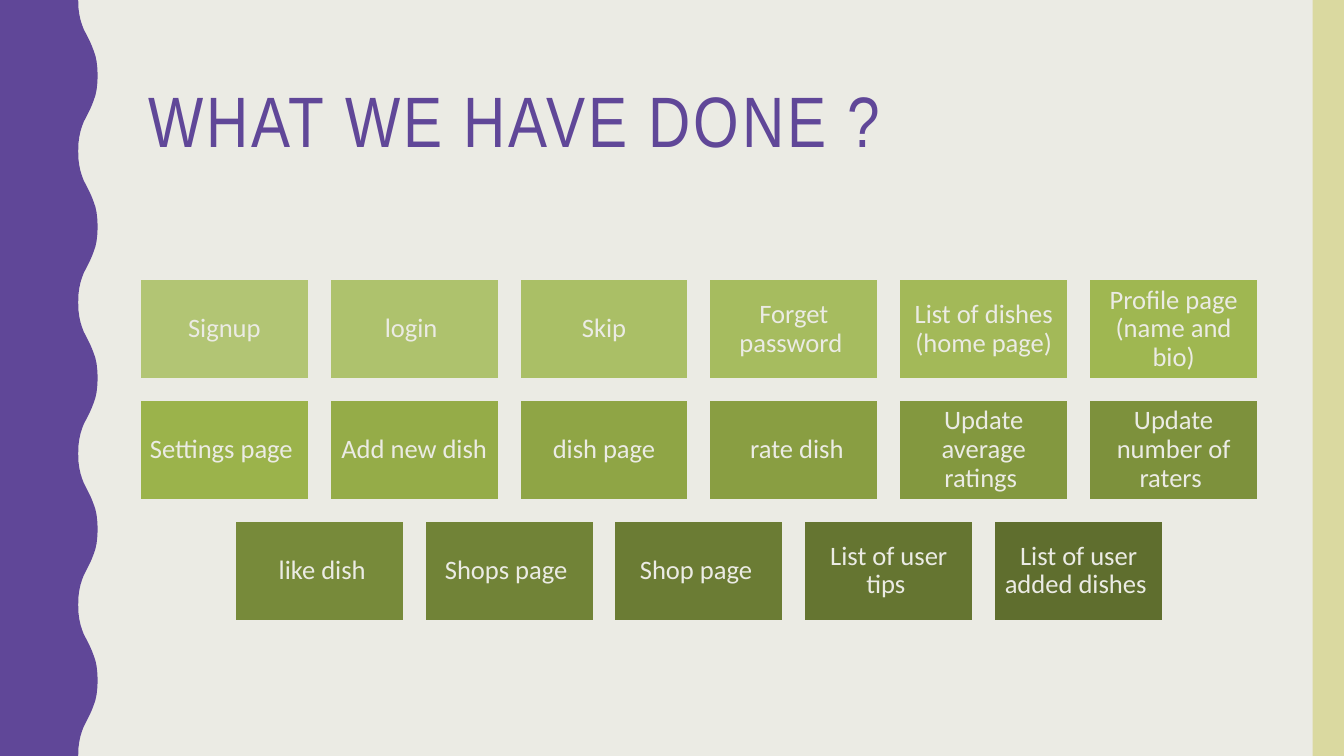
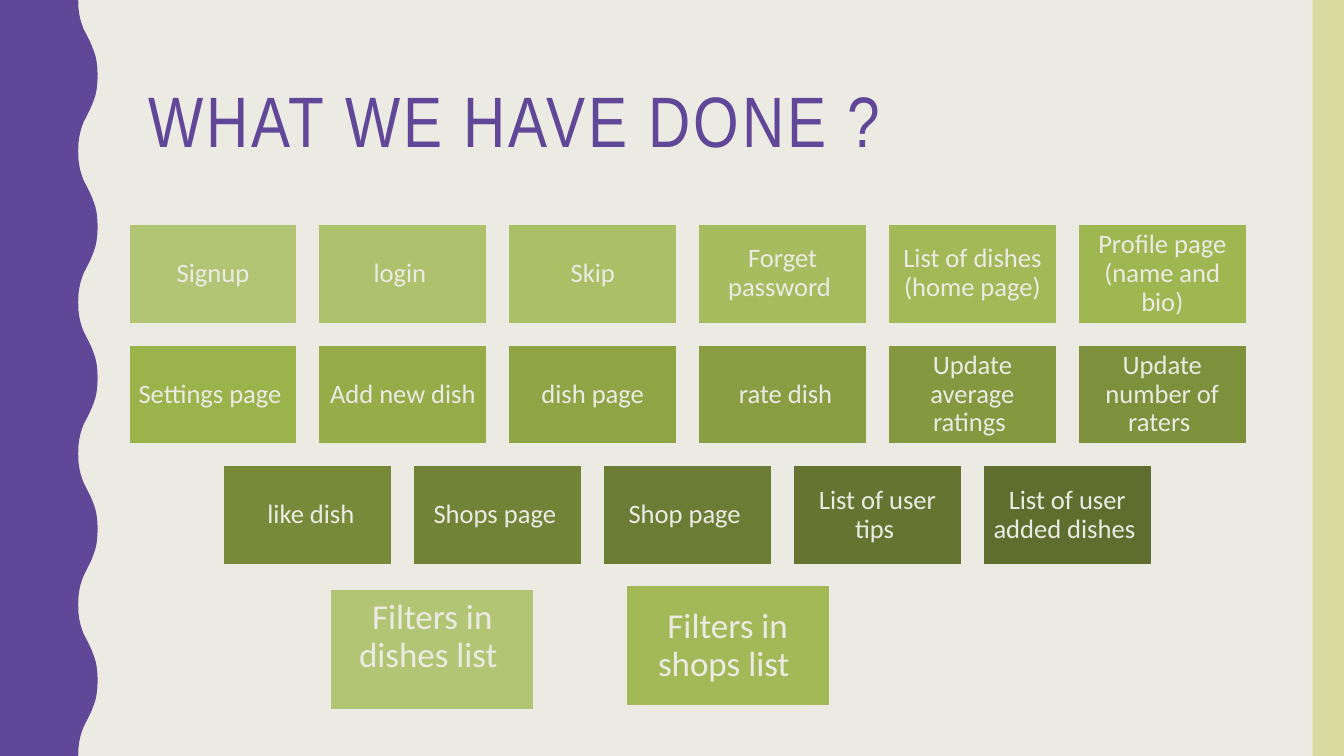
Before and after one commit to norahK/444SWE-Project, a slide deck: slide 5 of Pick a dish app.pptx. Drawn at 1344x756 pixels with LibreOffice and Linux fonts; fonts in the diff are those of the drawing. Boxes give left, top, right and bottom in pixels: in the first picture for what was removed or moved away, otherwise in the second. Text is boxed around its words. In the diff, an @@ line names an element or a change of style, - is before the commit and + after.

```diff
--- a/Pick a dish app.pptx
+++ b/Pick a dish app.pptx
@@ 17 texts, 17 rectangles: place and size @@
-17 texts, 17 rectangles at box(138, 277, 1260, 623)
+17 texts, 17 rectangles at box(127, 222, 1248, 568)
@@ rectangle added at box(329, 588, 536, 713), fill #B2C574, outline #EBEBE4 4 pt @@
@@ rectangle added at box(624, 584, 832, 709), fill #A3B958, outline #EBEBE4 4 pt @@
@@ text added at box(359, 605, 497, 667), 25 pt, text #EBEBE4 @@
+Filters in dishes list
@@ text added at box(658, 613, 789, 682), 25 pt, text #EBEBE4 @@
+Filters in shops list
```
Also in this commit, not shown: 1 other slide changed, 9 other files.
